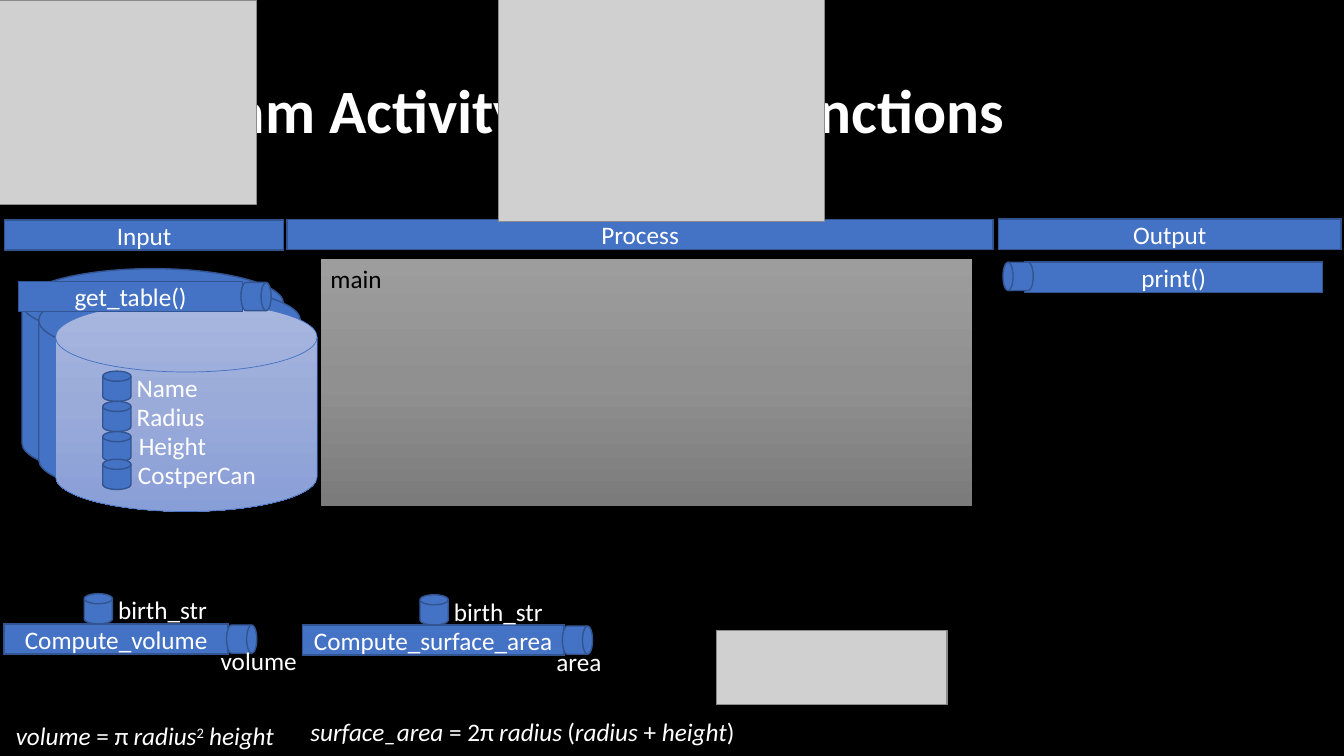
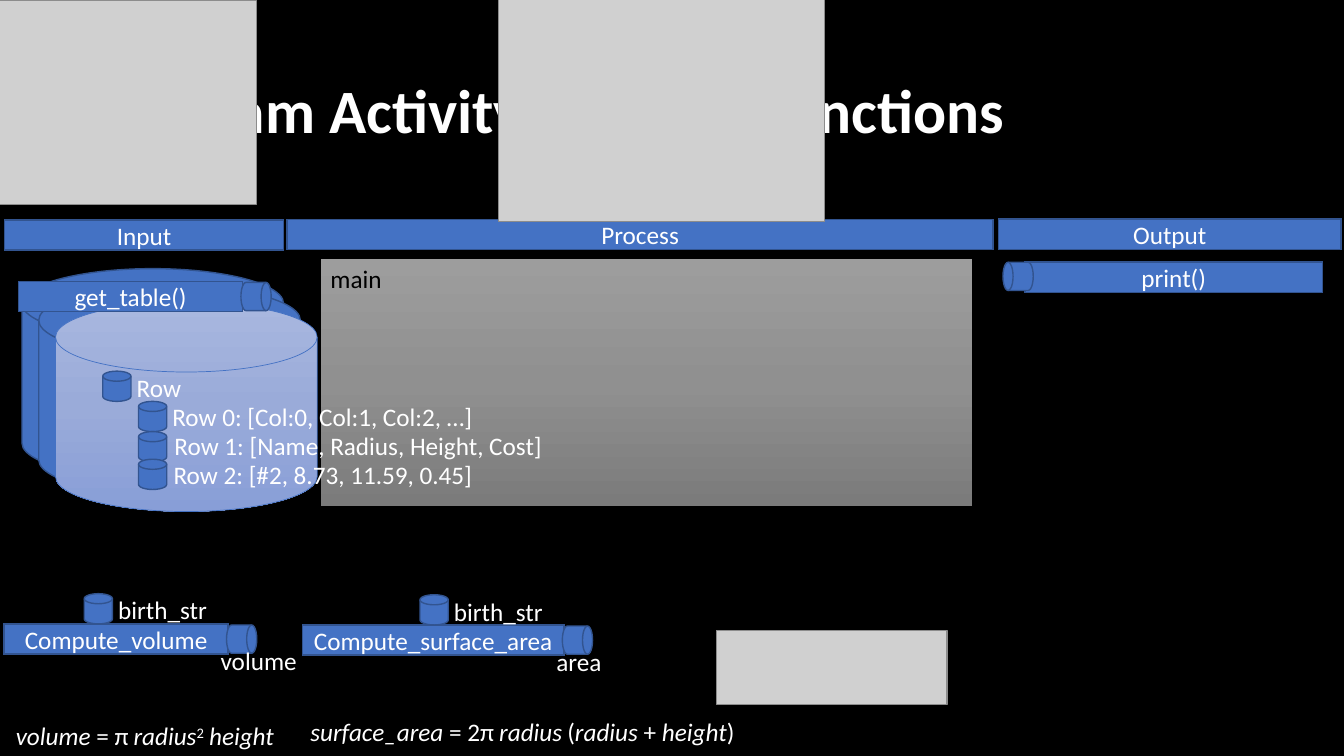
Before and after one commit to BroClements/CSE111ProgwFunctions, a slide deck: slide 27 of CSE111W04_FunctionDetails.pptx. Drawn at 1344x756 pixels with LibreOffice and Linux fonts; fonts in the diff are those of the drawing; grey boxes stand for pictures. Boxes give left, top, right and bottom in pixels: in the first picture for what was removed or moved away, otherwise in the second. Text is boxed around its words. In the diff, an @@ line names an element or a change of style, - is before the commit and + after.

```diff
--- a/CSE111W04_FunctionDetails.pptx
+++ b/CSE111W04_FunctionDetails.pptx
@@ text at box(137, 381, 181, 403): text changed @@
-Name
+Row
@@ text removed at box(137, 408, 205, 426) @@
-Radius
@@ text added at box(172, 405, 441, 432), 18 pt, text #FFFFFF @@
+Row 0: [Col:0, Col:1, Col:2, …]
@@ text at box(174, 435, 541, 462): text changed @@
-Height
+Row 1: [Name, Radius, Height, Cost]
@@ 3 cylinders: place and size @@
-3 cylinders at box(103, 401, 131, 490)
+3 cylinders at box(138, 401, 166, 490)
@@ text removed at box(138, 468, 256, 488) @@
-CostperCan
@@ text added at box(174, 463, 472, 490), 18 pt, text #FFFFFF @@
+Row 2: [#2, 8.73, 11.59, 0.45]
```
Also in this commit, not shown: 6 other slides changed, 1 slide added, 4 other files.
